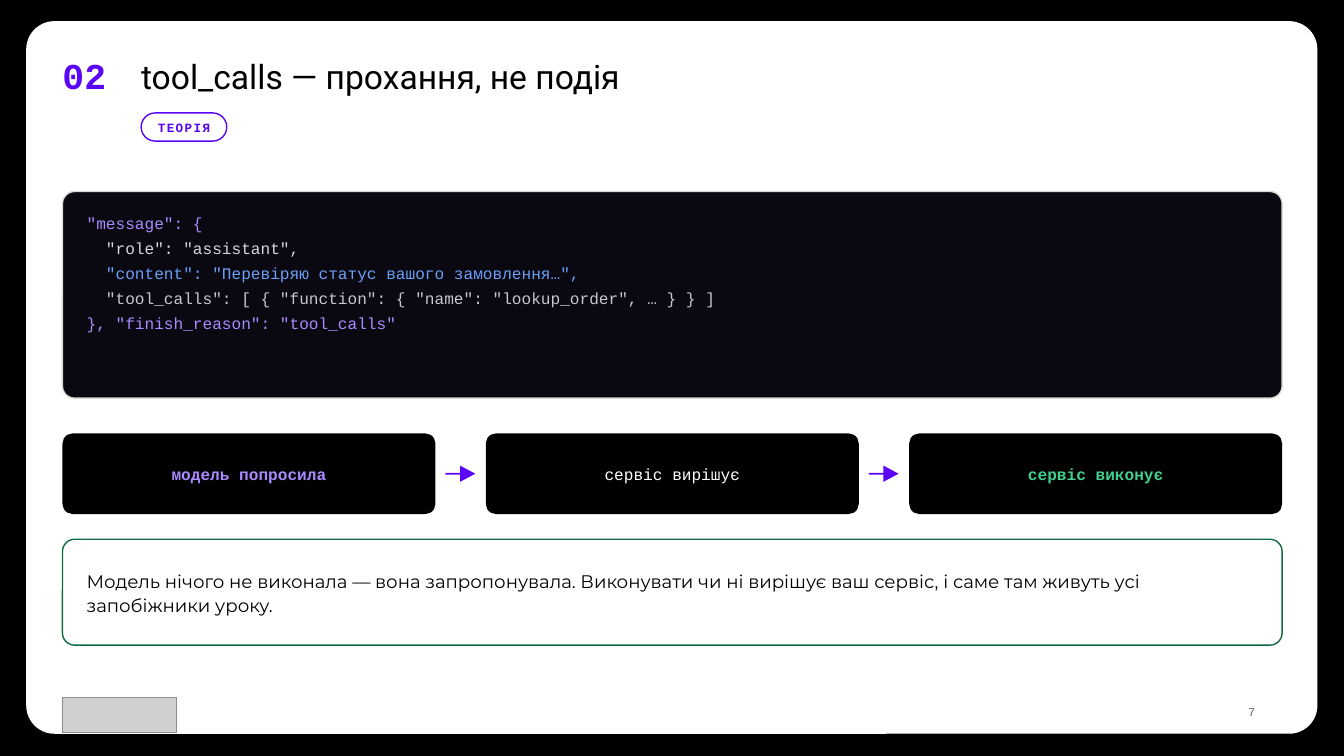
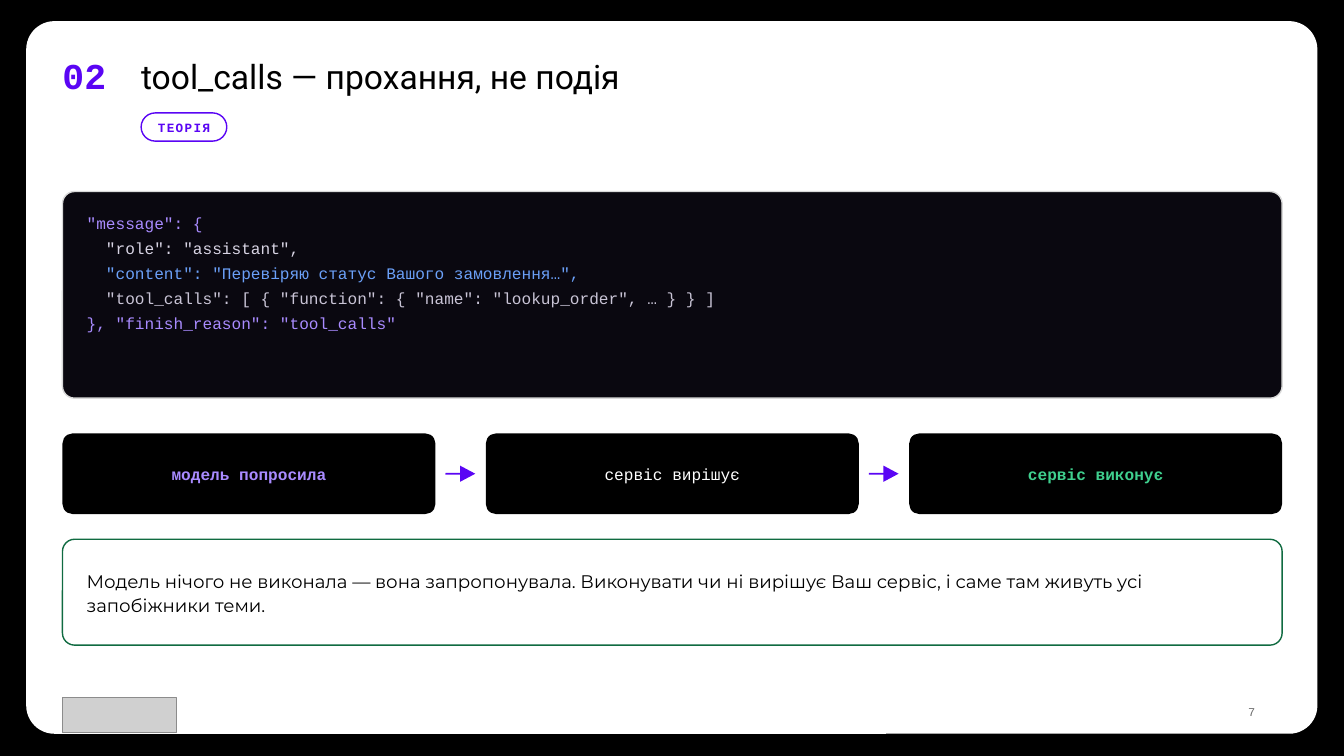
Before and after one commit to TarasFedorenkoFTV/llmops-bootcamp, a slide deck: slide 7 of docs/decks/L06.pptx. Drawn at 1344x756 pixels with LibreOffice and Linux fonts; fonts in the diff are those of the drawing; grey boxes stand for pictures; background and template pictures are left out. Boxes give left, top, right and bottom in pixels: in the first picture for what was removed or moved away, otherwise in the second. Text is boxed around its words. In the diff, an @@ line names an element or a change of style, - is before the commit and + after.

```diff
--- a/docs/decks/L06.pptx
+++ b/docs/decks/L06.pptx
@@ text at (106,267,580,283): text changed @@
-"content": "Перевіряю статус вашого замовлення…",
+"content": "Перевіряю статус Вашого замовлення…",
@@ text at (87,574,1142,612): text changed @@
-Модель нічого не виконала — вона запропонувала. Виконувати чи ні вирішує ваш сервіс, і саме там живуть усі запобіжники уроку.
+Модель нічого не виконала — вона запропонувала. Виконувати чи ні вирішує Ваш сервіс, і саме там живуть усі запобіжники теми.
```
Also in this commit, not shown: 11 other slides changed, 50 other files.
